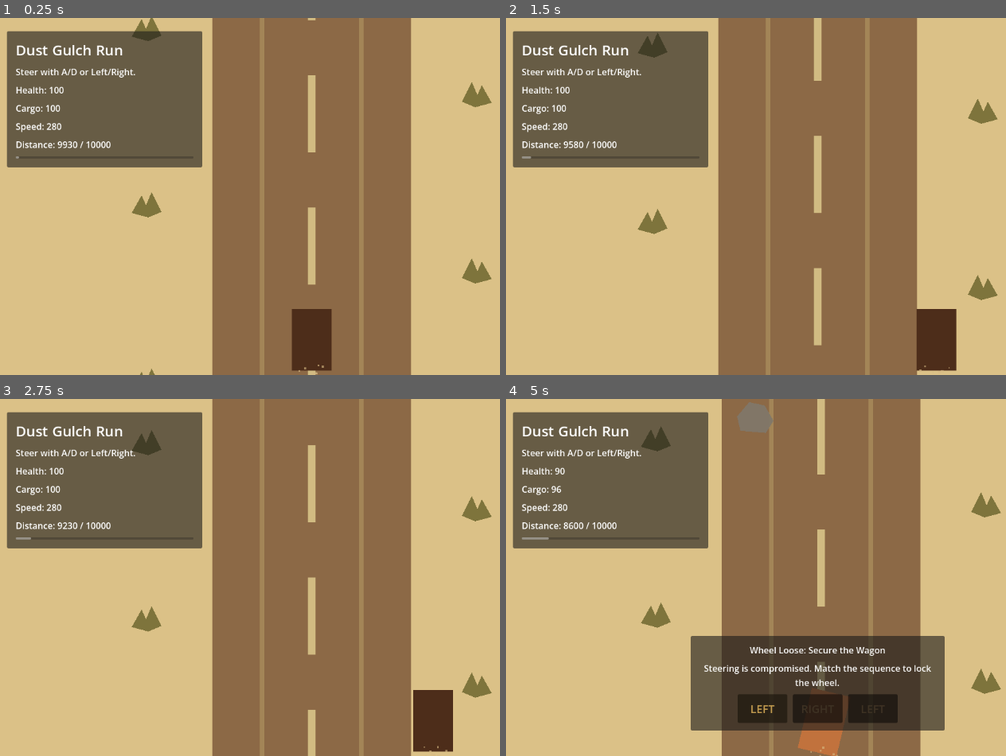
Above: before the commit, frames 1-4 (two rows, left to right).
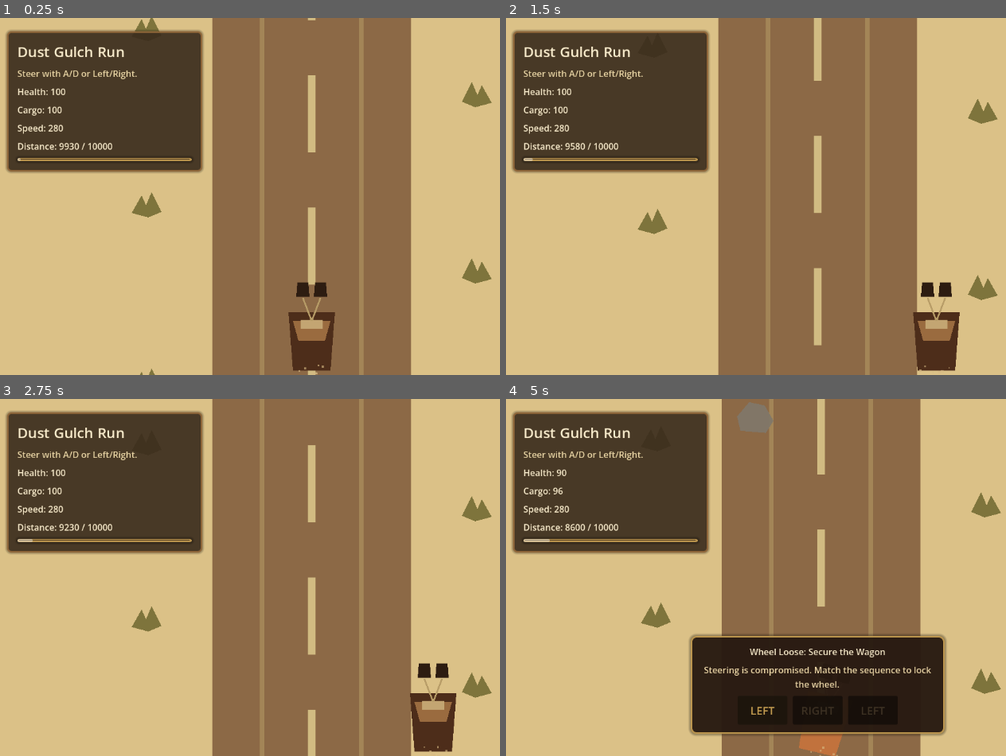
Above: after the commit, the same moments.

Repository: bbenefield89/The-Last-Delivery-to-Dust-Gulch
Game: Godot game, scene res://Scenes/AppRoot/AppRoot.tscn
Same seed, same stepped clock (60 frames per second), same inputs: the game is played once before the commit and once after it. Sound files missing from this copy of the repository are replaced by a short silence.
Inputs (mouse positions are in pixels of both pictures, inside the frame that each line leads up to):
- Up to frame 1 (0.25 s): no input
- Up to frame 2 (1.5 s): tap Enter at 0.5 s; move the mouse to (956, 178) at 0.52 s; hold D (steer_right) 0.53-1.25 s; hold Shift 0.53-1.25 s; click (956, 178) at 0.67 s; drag from (691, 214) to (786, 267) at 1.27 s
- Up to frame 3 (2.75 s): move the mouse to (375, 498) at 2.02 s; hold D (steer_right) from 2.03 s (still down); tap Ctrl at 2.1 s
- Up to frame 4 (5 s): release D (steer_right) at 2.75 s; drag from (786, 648) to (626, 523) at 2.77 s; move the mouse to (outside the picture) at 3.52 s; hold A (steer_left) 3.53-4.25 s; tap Delete at 3.6 s; drag from (626, 523) to (721, 488) at 4.27 s

The runs differ from the first frame. In frame 1, 16% of the frame differs, in the area x 1-68%, y 3-99%; in frame 2, 16%; in frame 3, 16%; in frame 4, 28%, in the area x 1-89%, y 3-100%.

Commit message:
feat(ui): improve run scene cohesion

Diff:
--- a/Scenes/RunScene/RunScene.tscn
+++ b/Scenes/RunScene/RunScene.tscn
@@ -1,10 +1,49 @@
-[gd_scene load_steps=4 format=3 uid="uid://v3sqh1pw8m2l"]
+[gd_scene load_steps=6 format=3 uid="uid://v3sqh1pw8m2l"]
 
 [ext_resource type="Script" path="res://Scenes/RunScene/run_scene.gd" id="1_4n0rj"]
 [ext_resource type="Script" path="res://Scripts/Hazards/hazard_spawner.gd" id="2_ok7u7"]
 
 [sub_resource type="StyleBoxFlat" id="StyleBoxFlat_result_panel"]
-bg_color = Color(0, 0, 0, 1)
+bg_color = Color(0.156863, 0.101961, 0.0666667, 0.94)
+border_width_left = 3
+border_width_top = 3
+border_width_right = 3
+border_width_bottom = 3
+border_color = Color(0.745098, 0.592157, 0.305882, 0.95)
+corner_radius_top_left = 10
+corner_radius_top_right = 10
+corner_radius_bottom_right = 10
+corner_radius_bottom_left = 10
+shadow_color = Color(0, 0, 0, 0.34)
+shadow_size = 5
+
+[sub_resource type="StyleBoxFlat" id="StyleBoxFlat_hud_panel"]
+bg_color = Color(0.235294, 0.180392, 0.117647, 0.88)
+border_width_left = 3
+border_width_top = 3
+border_width_right = 3
+border_width_bottom = 3
+border_color = Color(0.560784, 0.396078, 0.219608, 0.95)
+corner_radius_top_left = 8
+corner_radius_top_right = 8
+corner_radius_bottom_right = 8
+corner_radius_bottom_left = 8
+shadow_color = Color(0, 0, 0, 0.28)
+shadow_size = 4
+
+[sub_resource type="StyleBoxFlat" id="StyleBoxFlat_recovery_panel"]
+bg_color = Color(0.156863, 0.101961, 0.0666667, 0.94)
+border_width_left = 3
+border_width_top = 3
+border_width_right = 3
+border_width_bottom = 3
+border_color = Color(0.745098, 0.592157, 0.305882, 0.95)
+corner_radius_top_left = 10
+corner_radius_top_right = 10
+corner_radius_bottom_right = 10
+corner_radius_bottom_left = 10
+shadow_color = Color(0, 0, 0, 0.34)
+shadow_size = 5
 
 [node name="RunScene" type="Node2D"]
 script = ExtResource("1_4n0rj")
@@ -45,8 +84,47 @@
 
 [node name="Wagon" type="Polygon2D" parent="World"]
 unique_name_in_owner = true
-polygon = PackedVector2Array(-36, -56, 36, -56, 36, 56, -36, 56)
+polygon = PackedVector2Array(-42, -50, 42, -50, 34, 56, -34, 56)
 color = Color(0.301961, 0.180392, 0.101961, 1)
+
+[node name="Shadow" type="Polygon2D" parent="World/Wagon"]
+position = Vector2(0, 8)
+polygon = PackedVector2Array(-48, -42, 48, -42, 38, 62, -38, 62)
+color = Color(0, 0, 0, 0.2)
+z_index = -2
+
+[node name="Canopy" type="Polygon2D" parent="World/Wagon"]
+position = Vector2(0, -8)
+polygon = PackedVector2Array(-34, -26, 34, -26, 24, 10, -24, 10)
+color = Color(0.607843, 0.423529, 0.247059, 1)
+
+[node name="Bench" type="Polygon2D" parent="World/Wagon"]
+position = Vector2(0, -28)
+polygon = PackedVector2Array(-20, -8, 20, -8, 20, 8, -20, 8)
+color = Color(0.764706, 0.65098, 0.447059, 1)
+
+[node name="HorseTeam" type="Node2D" parent="World/Wagon"]
+position = Vector2(0, -86)
+
+[node name="HorseLeft" type="Polygon2D" parent="World/Wagon/HorseTeam"]
+position = Vector2(-16, 0)
+polygon = PackedVector2Array(-10, -18, 10, -18, 12, 8, -12, 8)
+color = Color(0.180392, 0.109804, 0.0705882, 1)
+
+[node name="HorseRight" type="Polygon2D" parent="World/Wagon/HorseTeam"]
+position = Vector2(16, 0)
+polygon = PackedVector2Array(-10, -18, 10, -18, 12, 8, -12, 8)
+color = Color(0.180392, 0.109804, 0.0705882, 1)
+
+[node name="HarnessLeft" type="Line2D" parent="World/Wagon/HorseTeam"]
+points = PackedVector2Array(0, 52, -16, 10)
+width = 3.0
+default_color = Color(0.717647, 0.611765, 0.403922, 1)
+
+[node name="HarnessRight" type="Line2D" parent="World/Wagon/HorseTeam"]
+points = PackedVector2Array(0, 52, 16, 10)
+width = 3.0
+default_color = Color(0.717647, 0.611765, 0.403922, 1)
 
 [node name="DustTrail" type="CPUParticles2D" parent="World/Wagon"]
 unique_name_in_owner = true
@@ -79,6 +157,7 @@
 offset_top = 24.0
 offset_right = 378.0
 offset_bottom = 250.0
+theme_override_styles/panel = SubResource("StyleBoxFlat_hud_panel")
 
 [node name="MarginContainer" type="MarginContainer" parent="HUDLayer/HUDPanel"]
 layout_mode = 2
@@ -93,36 +172,43 @@
 
 [node name="TitleLabel" type="Label" parent="HUDLayer/HUDPanel/MarginContainer/VBoxContainer"]
 layout_mode = 2
+theme_override_colors/font_color = Color(0.980392, 0.929412, 0.803922, 1)
 theme_override_font_sizes/font_size = 26
 text = "Dust Gulch Run"
 
 [node name="HintLabel" type="Label" parent="HUDLayer/HUDPanel/MarginContainer/VBoxContainer"]
 layout_mode = 2
+theme_override_colors/font_color = Color(0.921569, 0.843137, 0.65098, 1)
 text = "Steer with A/D or Left/Right."
 
 [node name="HealthLabel" type="Label" parent="HUDLayer/HUDPanel/MarginContainer/VBoxContainer"]
 unique_name_in_owner = true
 layout_mode = 2
+theme_override_colors/font_color = Color(0.980392, 0.929412, 0.803922, 1)
 text = "Health: --"
 
 [node name="CargoLabel" type="Label" parent="HUDLayer/HUDPanel/MarginContainer/VBoxContainer"]
 unique_name_in_owner = true
 layout_mode = 2
+theme_override_colors/font_color = Color(0.980392, 0.929412, 0.803922, 1)
 text = "Cargo: --"
 
 [node name="SpeedLabel" type="Label" parent="HUDLayer/HUDPanel/MarginContainer/VBoxContainer"]
 unique_name_in_owner = true
 layout_mode = 2
+theme_override_colors/font_color = Color(0.980392, 0.929412, 0.803922, 1)
 text = "Speed: --"
 
 [node name="ProgressLabel" type="Label" parent="HUDLayer/HUDPanel/MarginContainer/VBoxContainer"]
 unique_name_in_owner = true
 layout_mode = 2
+theme_override_colors/font_color = Color(0.980392, 0.929412, 0.803922, 1)
 text = "Distance: --"
 
 [node name="ProgressBar" type="ProgressBar" parent="HUDLayer/HUDPanel/MarginContainer/VBoxContainer"]
 unique_name_in_owner = true
 layout_mode = 2
+theme_override_styles/background = SubResource("StyleBoxFlat_recovery_panel")
 max_value = 100.0
 value = 0.0
 show_percentage = false
@@ -142,6 +228,7 @@
 [node name="RecoveryPanel" type="PanelContainer" parent="RecoveryLayer/RecoveryMargin"]
 unique_name_in_owner = true
 layout_mode = 2
+theme_override_styles/panel = SubResource("StyleBoxFlat_recovery_panel")
 
 [node name="RecoveryPadding" type="MarginContainer" parent="RecoveryLayer/RecoveryMargin/RecoveryPanel"]
 layout_mode = 2
@@ -158,12 +245,14 @@
 unique_name_in_owner = true
 layout_mode = 2
 horizontal_alignment = 1
+theme_override_colors/font_color = Color(0.980392, 0.929412, 0.803922, 1)
 text = "Stabilize the Wagon"
 
 [node name="RecoveryHint" type="Label" parent="RecoveryLayer/RecoveryMargin/RecoveryPanel/RecoveryPadding/RecoveryVBox"]
 unique_name_in_owner = true
 layout_mode = 2
 horizontal_alignment = 1
+theme_override_colors/font_color = Color(0.933333, 0.85098, 0.662745, 1)
 autowrap_mode = 2
 text = "Follow the prompts left to right."
 
--- a/Tests/Unit/test_run_scene.gd
+++ b/Tests/Unit/test_run_scene.gd
@@ -844,7 +844,8 @@
 	var result_panel: PanelContainer = scene.get_node("%ResultPanel")
 	var panel_style := result_panel.get_theme_stylebox("panel") as StyleBoxFlat
 	assert_not_null(panel_style)
-	assert_eq(panel_style.bg_color, Color(0, 0, 0, 1))
+	assert_eq(panel_style.bg_color, Color(0.156863, 0.101961, 0.0666667, 0.94))
+	assert_eq(panel_style.border_color, Color(0.745098, 0.592157, 0.305882, 0.95))
 
 	var result_title: Label = scene.get_node("%ResultTitle")
 	var result_summary: Label = scene.get_node("%ResultSummary")
@@ -966,3 +967,30 @@
 				break
 
 	assert_true(sign_found)
+
+
+func test_step3_cohesion_nodes_exist_on_wagon() -> void:
+	var scene = RUN_SCENE.instantiate()
+	add_child_autofree(scene)
+	await wait_process_frames(1)
+
+	assert_true(scene.has_node("World/Wagon/Shadow"))
+	assert_true(scene.has_node("World/Wagon/Canopy"))
+	assert_true(scene.has_node("World/Wagon/HorseTeam/HorseLeft"))
+	assert_true(scene.has_node("World/Wagon/HorseTeam/HorseRight"))
+
+
+func test_step3_panel_styles_use_western_palette() -> void:
+	var scene = RUN_SCENE.instantiate()
+	add_child_autofree(scene)
+	await wait_process_frames(1)
+
+	var hud_panel: PanelContainer = scene.get_node("HUDLayer/HUDPanel")
+	var recovery_panel: PanelContainer = scene.get_node("%RecoveryPanel")
+	var hud_style := hud_panel.get_theme_stylebox("panel") as StyleBoxFlat
+	var recovery_style := recovery_panel.get_theme_stylebox("panel") as StyleBoxFlat
+
+	assert_not_null(hud_style)
+	assert_not_null(recovery_style)
+	assert_true(hud_style.bg_color.r < 0.3)
+	assert_true(recovery_style.border_color.g > 0.5)
Not shown, changed: kanban_tasks_data.kanban
